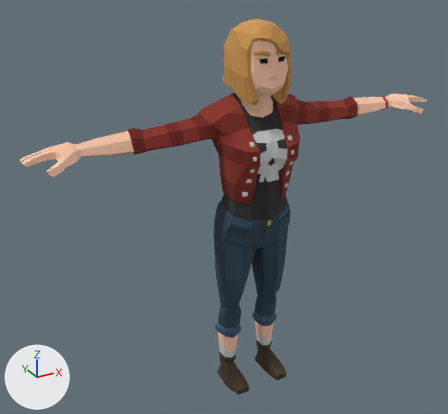
One commit to the glTF model assets/models/characters/erin.glb: the scene before it, then after it.
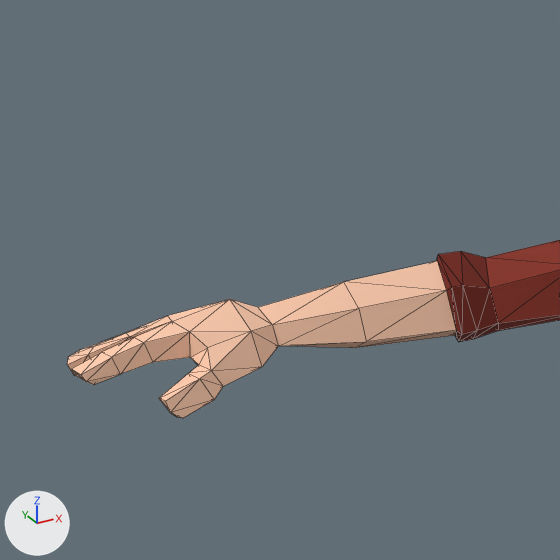
The first picture shows the older version from a camera (50 mm lens) standing at (-1.412, -2.269, 2.129) and looking at (-0.11, 0.099, 0.945). The close-ups show the older and then the newer version on the part from 0% to 37% of the width and 13% to 53% of the height of that picture. Only the edits that show in the close-ups are written down. Every picture has the same lights, and +X, +Y and +Z are marked at lower left. The close-ups show mesh edges as thin lines. Where no turn or scale is listed for an object, it has been applied to the vertices. Vertices at exactly the same position are counted once.

Objects in the first close-up: 'Character_Female_Jacket'.
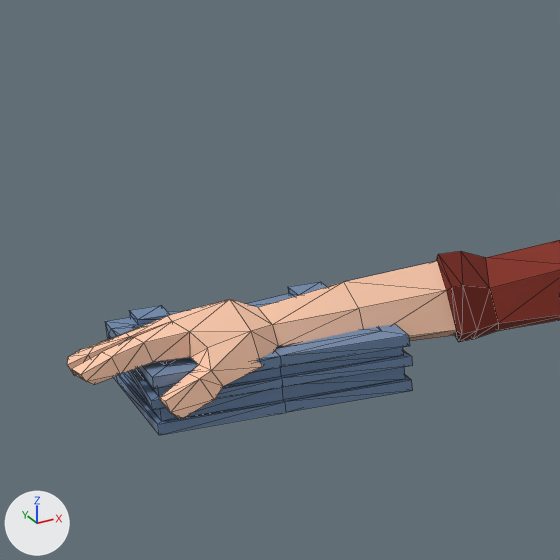
What changed in the scene script:
```text
Add mat_tint:
    mat_tint = principled_material('tint')
    mat_tint.base_color = (0.153, 0.251, 0.42)  # blue #6d89ad
Change me_mesh:
    used by ob_character_female_jacket; location = (0.0, 0.0, 0.0)
    remove me_mesh.from_pydata(...)  # 1042 vertices, 2013 faces; spans x -1.02..1.02, y -0.15..0.17, z 0.0..1.81
    add me_mesh.from_pydata(...)  # 1162 vertices, 2249 faces; spans x -1.02..1.02, y -0.15..0.19, z 0.0..1.81
    me_mesh part 1: a new loose piece of 120 vertices spanning x -0.95..-0.65, y -0.04..0.19, z 1.27..1.35, in mat_tint (blue #6d89ad)
    add me_mesh.materials.append(mat_tint)  # blue #6d89ad
```

Pixel boxes [x1, y1, x2, y2] of what changed, in the close-ups (560 x 560 px):
'Character_Female_Jacket', reshaped
    before: [67, 240, 560, 418]
    after: [67, 240, 560, 435]
part 1 of me_mesh, added (blue)
    after: [105, 282, 413, 435]
